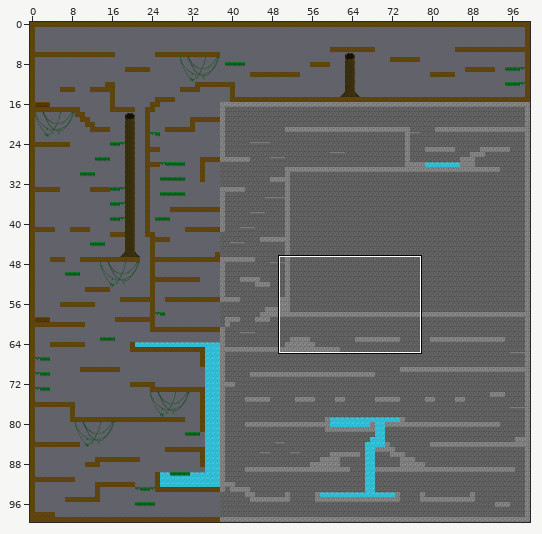
Tiled map (JSON), stored at assets/tiled/maps/finallevel.json. Above, an overview of the earlier version with the close-up marked.
Close-up. First the earlier version:
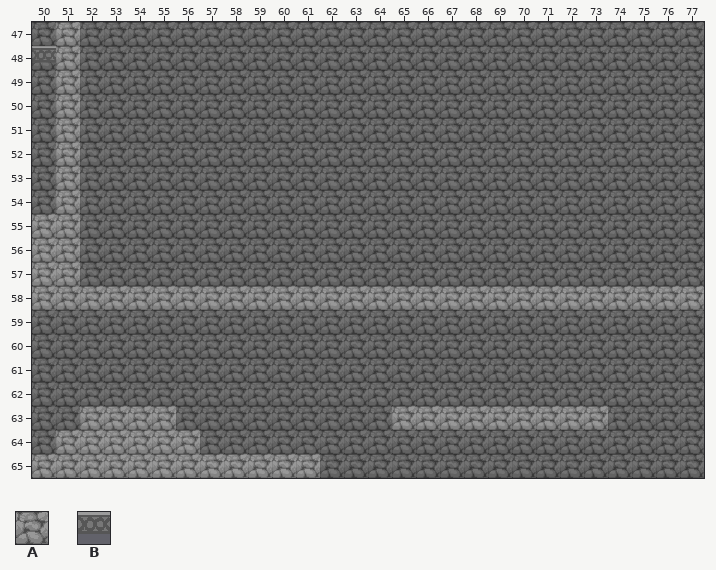
Cells are 32x32 px. Shown: x 50..77, y 47..65. The commit also changed other parts of the map, which this record leaves out.
Key: from "dungeon_tiles": A 1; from "oneblock": B 32.
_ is an empty cell.
Layers that did not change in this view are not listed.
Layer "solids" before, first column x 50:
47 _A__________________________
48 BA__________________________
49 _A__________________________
50 _A__________________________
51 _A__________________________
52 _A__________________________
53 _A__________________________
54 _A__________________________
55 AA__________________________
56 AA__________________________
57 AA__________________________
58 AAAAAAAAAAAAAAAAAAAAAAAAAAAA
59 ____________________________
60 ____________________________
61 ____________________________
62 ____________________________
63 __AAAA_________AAAAAAAAA____
64 _AAAAAA_____________________
65 AAAAAAAAAAAA________________
After the commit:
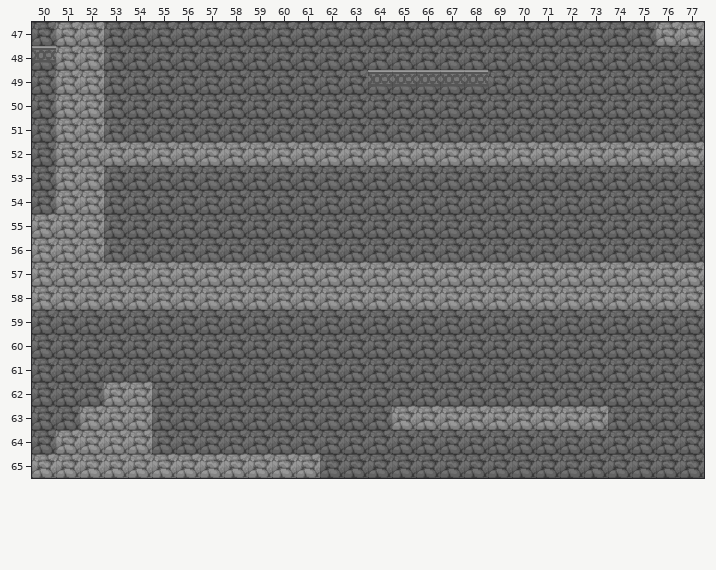
Diff:
Changed rows in their new state; . is an unchanged cell.
Layer "solids":
first column x 52:
47 A.......................AA
48 A.........................
49 A...........BBBBB.........
50 A.........................
51 A.........................
52 AAAAAAAAAAAAAAAAAAAAAAAAAA
53 A.........................
54 A.........................
55 A.........................
56 A.........................
57 AAAAAAAAAAAAAAAAAAAAAAAAAA
first column x 53:
62 AA..
63 .._.
64 ..__
